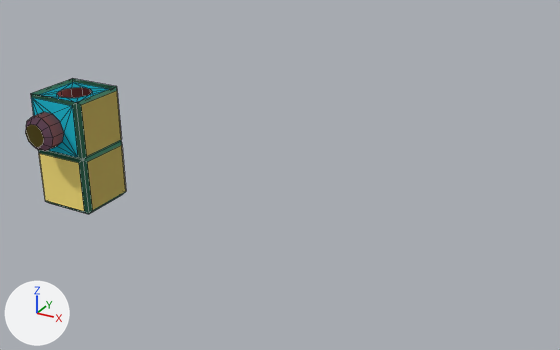
The OBJ model 3d-obj/chest.obj as it was, and as the next commit left it.
Both versions are drawn from a 50 mm camera at (11.15, -11.4, 7.46) aimed at (5.96, -1.96, 2.75). Every picture has the same lights, and +X, +Y and +Z are marked at lower left. Mesh edges are drawn as thin lines. Where no turn or scale is listed for an object, it has been applied to the vertices. Vertices at the same position are counted once.

The first picture shows 'chest'.
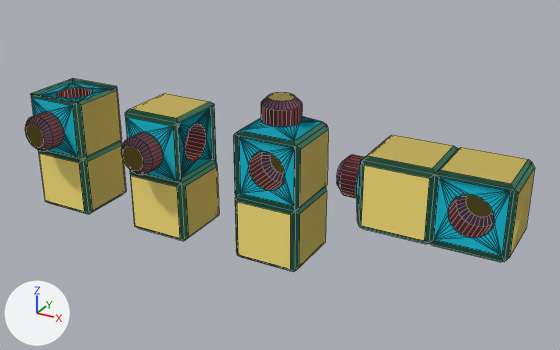
Pixel boxes (x1, y1, x2, y2) of what changed, in the pictures (560 x 350 px):
'chest', reshaped (406% wider, 42% taller)
    before: (26, 78, 126, 214)
    after: (25, 78, 535, 272)
part 1 of me_chest, added (yellow)
    after: (121, 93, 219, 241)
part 2 of me_chest, added
    after: (233, 92, 328, 272)
part 3 of me_chest, added (yellow)
    after: (337, 135, 535, 262)
part 4 of me_chest, built on
    before: (26, 82, 109, 157)
    after: (25, 82, 109, 157)

What changed in the scene script:
```text
Change me_chest:
    used by ob_chest; location = (0.0, 0.0, 0.0)
    remove me_chest.from_pydata(...)  # 112 vertices, 118 faces; spans x 1.45..2.55, y -3.0..-1.45, z 1.45..3.5
    add me_chest.from_pydata(...)  # 928 vertices, 952 faces; spans x 1.45..9.55, y -3.0..-1.45, z 1.45..4.0
    me_chest part 1: a new loose piece of 232 vertices spanning x 3.45..4.55, y -3.0..-1.45, z 1.45..3.55
    me_chest part 2: a new loose piece of 232 vertices spanning x 5.45..6.55, y -2.55..-1.45, z 1.45..4.0
    me_chest part 3: a new loose piece of 232 vertices spanning x 7.0..9.55, y -2.55..-1.45, z 2.45..3.55
    me_chest part 4
    66 faces are deleted
    80 vertices are added at x 1.71..2.29, y -3.0..-1.7, z 2.7..3.3
    20 new vertices lie (0.0, 0.25, 0.0) away from vertices in x 1.71..2.29, y -2.9, z 2.7..3.3
    20 new vertices lie (0.0, 0.0, 0.35) away from vertices in x 1.71..2.29, y -2.3..-1.7, z 3.1
    2 new faces join them, mat_orange (yellow #ffe77c)
    60 new faces join them, mat_purple (pink #e7aacb)
    60 new faces join them, mat_red (pink #e77c7c)
    64 new faces join them, mat_blue (cyan #00c2dd)
```
